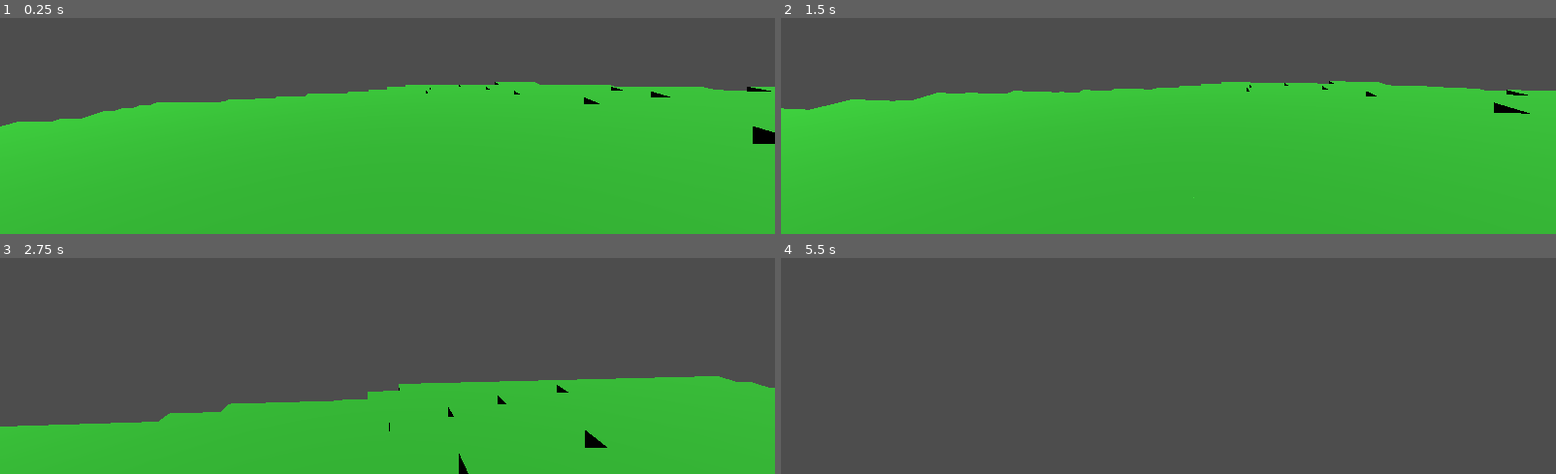
Above: before the commit, frames 1-4 (two rows, left to right).
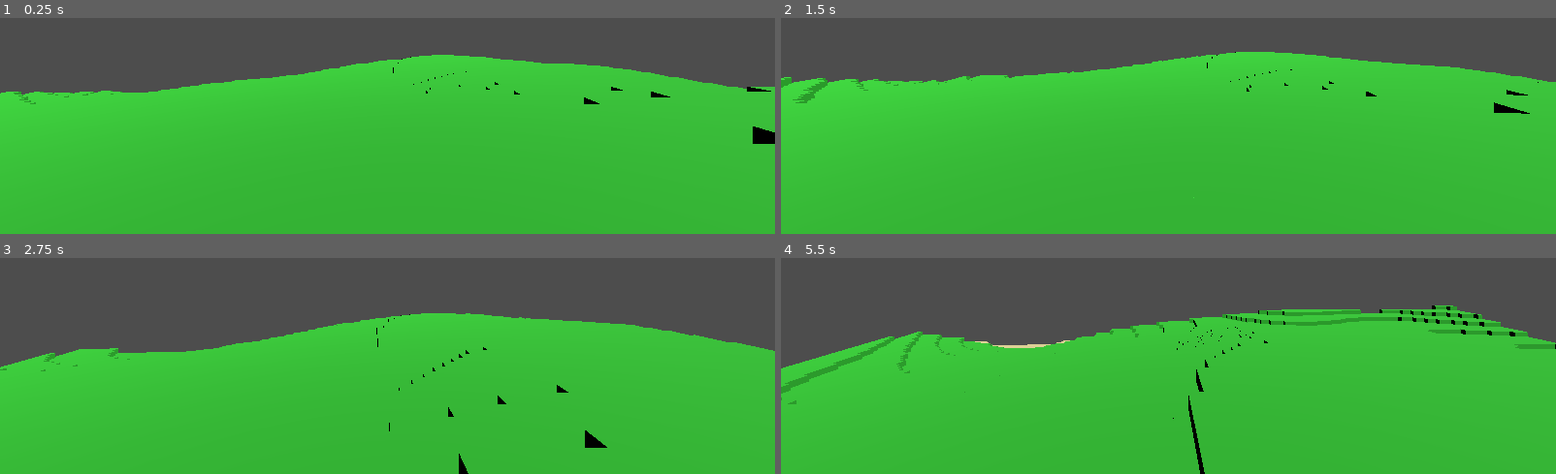
Above: after the commit, the same moments.

Repository: Ephesius/godot-voxels
Game: Godot game, scene res://scenes/world.tscn
Same seed, same stepped clock (60 frames per second), same inputs: the game is played once before the commit and once after it. The project has no main scene, so this scene is started directly.
Inputs (mouse positions are in pixels of both pictures, inside the frame that each line leads up to):
- Up to frame 1 (0.25 s): no input
- Up to frame 2 (1.5 s): tap Enter (ui_accept) at 0.5, 0.77 s; move the mouse to (outside the picture) at 0.52 s; hold Ctrl (slow) 0.53-1.28 s; hold W (move_forward) from 0.53 s (still down); move the mouse to (1129, 18) at 1.27 s; tap Shift (sprint) at 1.35 s
- Up to frame 3 (2.75 s): keep holding W (move_forward); tap Enter (ui_accept) at 1.52 s; move the mouse to (outside the picture) at 2.02 s; hold F (toggle_fly) from 2.03 s (still down)
- Up to frame 4 (5.5 s): keep holding W (move_forward); move the mouse to (1160, 264) at 2.77 s; release F (toggle_fly) at 2.78 s; tap Space at 2.85 s; tap Enter (ui_accept) at 3.02, 3.77, 4.52 s; move the mouse to (1222, 262) at 3.52 s; hold Ctrl (slow) 3.53-4.28 s; move the mouse to (outside the picture) at 4.27 s; tap Shift (sprint) at 4.35 s; move the mouse to (outside the picture) at 5.02 s; hold F (toggle_fly) from 5.03 s (still down)

The runs differ from the first frame. In frame 1, 9.2% of the frame differs, in the area x 0-97%, y 17-51%; in frame 2, 10%; in frame 3, 29%; in frame 4, 67%, in the area x 0-100%, y 21-100%.

Commit message:
Implement dynamic chunk loading and unloading
Add automatic chunk loading/unloading based on player position, enabling
infinite world exploration and better performance.

Features:
- ChunkManager tracks player position and updates chunks periodically
- Loads chunks within RENDER_DISTANCE (4 chunks) of player
- Unloads chunks beyond render distance + buffer (6 chunks)
- Updates every 0.5 seconds to avoid performance overhead
- Only updates when player moves to a different chunk

Technical implementation:
- Added player reference tracking to ChunkManager
- _process() checks player position periodically
- _load_chunks_around_player() generates new chunks in range
- _unload_distant_chunks() removes far chunks with buffer zone
- Initial chunks loaded around player spawn position

Benefits:
- No more 80x80 block limitation
- Can explore the entire 3000x3000 world
- Better performance (only ~300 chunks loaded vs entire world)
- Experience climate zones by traveling north/south
- Foundation for future features (caves, structures, etc.)

Diff:
--- a/scripts/chunk_manager.gd
+++ b/scripts/chunk_manager.gd
@@ -10,18 +10,64 @@
 const WORLD_SIZE_Z_CHUNKS: int = 187  # 3000 blocks ÷ 16 blocks per chunk
 const WORLD_SIZE_Y_CHUNKS: int = 12   # 192 blocks ÷ 16 blocks per chunk
 
-# For now, we'll just generate a small area for testing
-# Later this will be dynamic based on player position
+# Dynamic chunk loading settings
 const RENDER_DISTANCE_CHUNKS: int = 4  # How many chunks to load in each direction
+const UPDATE_INTERVAL: float = 0.5  # How often to check for chunk updates (seconds)
 
 # Climate-based terrain generation
 var climate_calculator: ClimateCalculator
 var biome_selector: BiomeSelector
+
+# Player tracking for dynamic chunk loading
+var player: Node3D = null
+var last_player_chunk: Vector3i = Vector3i(999999, 999999, 999999)  # Invalid initial position
+var time_since_last_update: float = 0.0
 
 func _ready() -> void:
 	# Initialize terrain generation systems
 	climate_calculator = ClimateCalculator.new(0)  # Use seed 0 for now
 	biome_selector = BiomeSelector.new()
+
+
+## Set the player reference for dynamic chunk loading
+func set_player(player_node: Node3D) -> void:
+	player = player_node
+
+
+## Update chunk loading based on player position
+func _process(delta: float) -> void:
+	if player == null:
+		return
+
+	time_since_last_update += delta
+
+	# Only update periodically to avoid performance issues
+	if time_since_last_update >= UPDATE_INTERVAL:
+		time_since_last_update = 0.0
+		_update_chunks_around_player()
+
+
+## Check player position and load/unload chunks accordingly
+func _update_chunks_around_player() -> void:
+	# Get player's current chunk position
+	var player_world_pos: Vector3i = Vector3i(
+		int(player.position.x),
+		int(player.position.y),
+		int(player.position.z)
+	)
+	var player_chunk: Vector3i = world_to_chunk_pos(player_world_pos)
+
+	# Only update if player has moved to a different chunk
+	if player_chunk == last_player_chunk:
+		return
+
+	last_player_chunk = player_chunk
+
+	# Load new chunks around player
+	_load_chunks_around_player(player_chunk)
+
+	# Unload chunks that are too far away
+	_unload_distant_chunks(player_chunk)
 
 # Generate a chunk at the given chunk coordinates
 # chunk_pos is in CHUNK coordinates, not block coordinates
@@ -107,6 +153,45 @@
 
 				generate_chunk(chunk_pos)
 
+
+## Load chunks around the player's current position
+func _load_chunks_around_player(player_chunk: Vector3i) -> void:
+	# Load chunks in a radius around the player
+	for x: int in range(player_chunk.x - RENDER_DISTANCE_CHUNKS, player_chunk.x + RENDER_DISTANCE_CHUNKS + 1):
+		for z: int in range(player_chunk.z - RENDER_DISTANCE_CHUNKS, player_chunk.z + RENDER_DISTANCE_CHUNKS + 1):
+			# Generate all vertical chunks for this x,z column
+			for y: int in range(0, WORLD_SIZE_Y_CHUNKS):
+				var chunk_pos: Vector3i = Vector3i(x, y, z)
+
+				# Skip if chunk already exists
+				if chunks.has(chunk_pos):
+					continue
+
+				# Generate the chunk
+				generate_chunk(chunk_pos)
+
+
+## Unload chunks that are too far from the player
+func _unload_distant_chunks(player_chunk: Vector3i) -> void:
+	# Create a list of chunks to unload (can't modify dictionary while iterating)
+	var chunks_to_unload: Array[Vector3i] = []
+
+	# Check each loaded chunk
+	for chunk_pos: Vector3i in chunks.keys():
+		# Calculate horizontal distance (ignore y-axis for distance check)
+		var dx: int = abs(chunk_pos.x - player_chunk.x)
+		var dz: int = abs(chunk_pos.z - player_chunk.z)
+
+		# Unload if beyond render distance (with a bit of buffer to avoid thrashing)
+		var unload_distance: int = RENDER_DISTANCE_CHUNKS + 2
+		if dx > unload_distance or dz > unload_distance:
+			chunks_to_unload.append(chunk_pos)
+
+	# Unload the distant chunks
+	for chunk_pos: Vector3i in chunks_to_unload:
+		unload_chunk(chunk_pos)
+
+
 # Get a chunk at the given chunk coordinates (returns null if doesn't exist)
 func get_chunk(chunk_pos: Vector3i) -> Chunk:
 	return chunks.get(chunk_pos, null)
--- a/scripts/main.gd
+++ b/scripts/main.gd
@@ -4,12 +4,6 @@
 	# Create the chunk manager
 	var chunk_manager: ChunkManager = ChunkManager.new()
 	add_child(chunk_manager)
-
-	# Generate a small grid of chunks around the origin (0, 0, 0)
-	# This will create a 5x5 grid of chunks (radius of 2 means 2 chunks in each direction)
-	# That's 5 chunks × 5 chunks = 25 chunks total
-	# Each chunk is 16 blocks, so this creates an 80x80 block area
-	chunk_manager.generate_chunks_around(Vector3i(0, 0, 0), 2)
 
 	# Create player and spawn at (0, 0) on top of terrain
 	var player: Player = Player.new()
@@ -22,6 +16,15 @@
 	player.position = Vector3(0, terrain_elevation + 1, 0)
 	add_child(player)
 
+	# Set up dynamic chunk loading
+	chunk_manager.set_player(player)
+
+	# Load initial chunks around player's spawn position
+	var player_chunk: Vector3i = ChunkManager.world_to_chunk_pos(
+		Vector3i(int(player.position.x), int(player.position.y), int(player.position.z))
+	)
+	chunk_manager.generate_chunks_around(player_chunk, chunk_manager.RENDER_DISTANCE_CHUNKS)
+
 	# Add lighting
 	var light: DirectionalLight3D = DirectionalLight3D.new()
 	light.rotation_degrees = Vector3(-45, 45, 0)
